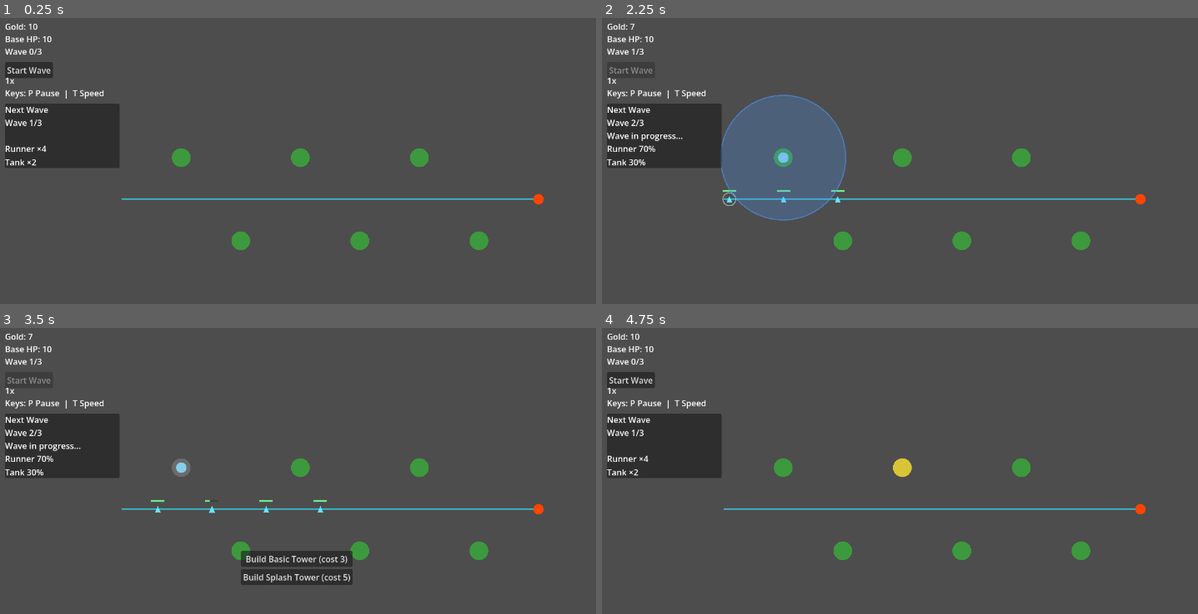
Above: before the commit, frames 1-4 (two rows, left to right).
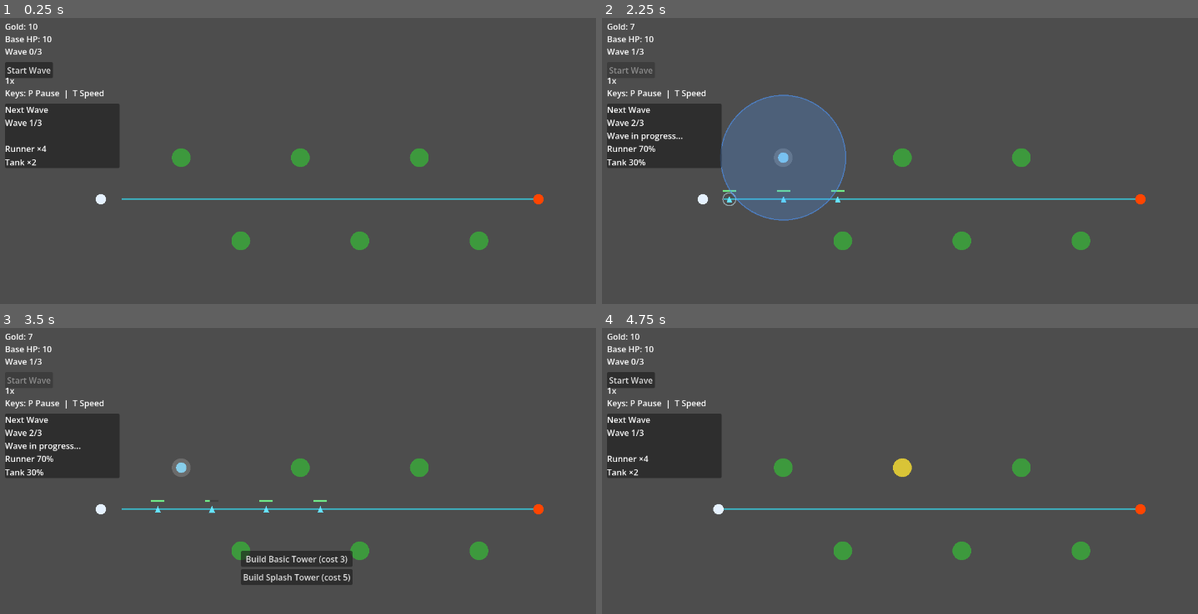
Above: after the commit, the same moments.

Repository: L-Gardiner/td-hybrid-prototype
Game: Godot game, scene res://main/Main.tscn
Two runs of this game, one before a commit and one after it. Both use one fixed random seed, a clock stepped at 60 frames per second and the inputs below.
Inputs (mouse positions are in pixels of both pictures, inside the frame that each line leads up to):
- Up to frame 1 (0.25 s): no input
- Up to frame 2 (2.25 s): click "Start Wave" at 0.5 s; tap Enter at 1.25 s; drag from (780, 158) to (840, 241) at 1.27 s; click "Build Basic Tower (cost 3)" at 2 s
- Up to frame 3 (3.5 s): drag from (238, 551) to (178, 468) at 2.77 s
- Up to frame 4 (4.75 s): click "Build Splash Tower (cost 5)" at 3.5 s; move the mouse to (900, 468) at 4.27 s; hold D (move_right, bound only after the commit) from 4.28 s (still down); tap 2 (build_splash, bound only after the commit) at 4.35 s; click (900, 468) at 4.42 s; tap R at 4.55 s

The runs differ from the first frame. In frame 1, less than 0.1% of the frame differs, in the area x 16-18%, y 61-66%; in frame 2, 0.2%, in the area x 16-32%, y 45-66%; in frame 3, less than 0.1%; in frame 4, less than 0.1%.

Commit message:
Adds hero movement and interaction with towers.

Diff:
--- a/levels/EnemySpawner.gd
+++ b/levels/EnemySpawner.gd
@@ -8,6 +8,7 @@
 const TANK_DEF_PATH: String = "res://enemies/defs/TankEnemy.tres"
 
 var is_spawning: bool = false
+var cancel_requested: bool = false
 
 var enemy_scene: PackedScene
 var enemy_path: Path2D
@@ -26,7 +27,13 @@
     if is_spawning:
         return
     is_spawning = true
+    cancel_requested = false
     _spawn_wave(wave_def)
+
+func cancel_wave() -> void:
+    if not is_spawning:
+        return
+    cancel_requested = true
 
 func _spawn_wave(wave_def: Variant) -> void:
     var interval: float = _get_wave_interval(wave_def)
@@ -35,16 +42,23 @@
         var data: Dictionary = _resolve_wave_data(wave_def)
         var count: int = data.count
         for i in range(count):
+            if cancel_requested:
+                break
             _spawn_enemy("")
             if i < count - 1:
                 await get_tree().create_timer(interval, false).timeout
     else:
         var total: int = spawn_queue.size()
         for i in range(total):
+            if cancel_requested:
+                break
             _spawn_enemy(spawn_queue[i])
             if i < total - 1:
                 await get_tree().create_timer(interval, false).timeout
     is_spawning = false
+    if cancel_requested:
+        cancel_requested = false
+        return
     wave_spawn_finished.emit()
 
 func _resolve_wave_data(wave_def: Variant) -> Dictionary:
--- a/levels/Level01.tscn
+++ b/levels/Level01.tscn
@@ -8,6 +8,7 @@
 [ext_resource type="Script" path="res://levels/BaseMarker.gd" id=6]
 [ext_resource type="Script" path="res://levels/PathVisualizer.gd" id=7]
 [ext_resource type="Resource" path="res://levels/defs/Level01Def.tres" id=8]
+[ext_resource type="PackedScene" path="res://player/Player.tscn" id=9]
 
 [node name="Level01" type="Node2D"]
 script = ExtResource( 1 )
@@ -50,5 +51,8 @@
 [node name="BuildSpot6" parent="World/BuildSpots" instance=ExtResource( 2 )]
 position = Vector2(925.714, 440)
 
+[node name="Player" parent="World" instance=ExtResource( 9 )]
+position = Vector2(200, 360)
+
 [node name="EnemySpawner" type="Node" parent="."]
 script = ExtResource( 3 )
--- a/levels/build_spot/BuildSpot.gd
+++ b/levels/build_spot/BuildSpot.gd
@@ -3,13 +3,23 @@
 
 signal clicked(build_spot: BuildSpot)
 
-var occupied: bool = false
+var _occupied: bool = false
+var occupied: bool:
+	set(value):
+		if _occupied == value:
+			return
+		_occupied = value
+		queue_redraw()
+	get:
+		return _occupied
 var hovered: bool = false
+var in_range: bool = false
 
 @export var radius: float = 18.0
 @export var base_color: Color = Color(0.2, 0.8, 0.2, 0.6)
 @export var hover_color: Color = Color(0.95, 0.85, 0.2, 0.85)
 @export var occupied_color: Color = Color(0.5, 0.5, 0.5, 0.6)
+@export var in_range_color: Color = Color(0.2, 0.6, 1.0, 0.8)
 
 func _ready() -> void:
 	mouse_entered.connect(_on_mouse_entered)
@@ -28,7 +38,11 @@
 		color = occupied_color
 	elif hovered:
 		color = hover_color
+	elif in_range:
+		color = in_range_color
 	draw_circle(Vector2.ZERO, radius, color)
+	if in_range:
+		draw_arc(Vector2.ZERO, radius + 3.0, 0.0, TAU, 32, in_range_color, 2.0)
 
 func _on_mouse_entered() -> void:
 	hovered = true
@@ -37,3 +51,9 @@
 func _on_mouse_exited() -> void:
 	hovered = false
 	queue_redraw()
+
+func set_in_range(value: bool) -> void:
+	if in_range == value:
+		return
+	in_range = value
+	queue_redraw()
--- a/main/GameSession.gd
+++ b/main/GameSession.gd
@@ -181,48 +181,55 @@
 	_update_start_wave_state()
 
 func _on_build_popup_tower_selected(tower_id: String) -> void:
+	if _try_build_tower_at_spot(tower_id, selected_build_spot):
+		if build_popup:
+			build_popup.close()
+		selected_build_spot = null
+
+func _refresh_build_popup() -> void:
+	if build_popup and build_popup.visible and selected_build_spot != null:
+		_configure_build_popup()
+
+func _on_build_popup_close_requested() -> void:
+	if build_popup:
+		build_popup.close()
+	selected_build_spot = null
+
+func try_build_tower(tower_id: String, build_spot: BuildSpot) -> bool:
+	return _try_build_tower_at_spot(tower_id, build_spot)
+
+func _try_build_tower_at_spot(tower_id: String, build_spot: BuildSpot) -> bool:
 	if game_over:
-		return
-	if selected_build_spot == null or selected_build_spot.occupied:
-		return
+		return false
+	if build_spot == null or build_spot.occupied:
+		return false
 	var tower_def: TowerDef = _get_tower_def(tower_id)
 	if tower_def == null:
-		return
+		return false
 	if gold < tower_def.cost:
-		return
+		return false
 	if level == null:
-		return
+		return false
 	var tower_scene: PackedScene = level.tower_scene
 	if tower_scene == null:
 		push_warning("Main: tower_scene not set.")
-		return
+		return false
 	var tower: Tower = tower_scene.instantiate() as Tower
 	if tower == null:
-		return
+		return false
 	tower.tower_def = tower_def
 	level.add_child(tower)
-	tower.global_position = selected_build_spot.global_position
-	tower.build_spot = selected_build_spot
-	selected_build_spot.occupied = true
+	tower.global_position = build_spot.global_position
+	tower.build_spot = build_spot
+	build_spot.occupied = true
 	_set_gold(gold - tower_def.cost)
 	var audio_manager: AudioManager = get_tree().get_first_node_in_group("audio_manager") as AudioManager
 	if audio_manager != null:
 		audio_manager.play_tower_place()
 	_update_hud()
 	_update_start_wave_state()
-	if build_popup:
-		build_popup.close()
-	selected_build_spot = null
 	tower_built.emit(tower)
-
-func _refresh_build_popup() -> void:
-	if build_popup and build_popup.visible and selected_build_spot != null:
-		_configure_build_popup()
-
-func _on_build_popup_close_requested() -> void:
-	if build_popup:
-		build_popup.close()
-	selected_build_spot = null
+	return true
 
 func _on_enemy_spawned(enemy: Enemy) -> void:
 	if enemy == null:
@@ -278,6 +285,8 @@
 
 func _show_win() -> void:
 	game_over = true
+	_cancel_wave_spawning()
+	_pause_game_on_end()
 	_update_start_wave_state()
 	if build_popup:
 		build_popup.close()
@@ -288,6 +297,8 @@
 
 func _show_lose() -> void:
 	game_over = true
+	_cancel_wave_spawning()
+	_pause_game_on_end()
 	_update_start_wave_state()
 	if build_popup:
 		build_popup.close()
@@ -345,6 +356,16 @@
 	if amount <= 0:
 		return
 	_set_gold(gold + amount)
+
+func _pause_game_on_end() -> void:
+	get_tree().paused = true
+	Engine.time_scale = 0.0
+
+func _cancel_wave_spawning() -> void:
+	if spawner == null:
+		return
+	if spawner.has_method("cancel_wave"):
+		spawner.cancel_wave()
 
 func _emit_wave_state_if_changed() -> void:
 	var in_progress: bool = _is_wave_in_progress()
--- a/main/Main.gd
+++ b/main/Main.gd
@@ -15,10 +15,12 @@
 var spawner: EnemySpawner
 var session: GameSession
 var selected_tower: Tower
+var menu_build_spot: BuildSpot
 
 const DELETE_REFUND_RATIO: float = 0.5
 
 func _ready() -> void:
+	process_mode = Node.PROCESS_MODE_ALWAYS
 	_ensure_session()
 	_connect_ui()
 	_spawn_level()
@@ -29,6 +31,11 @@
 func _unhandled_input(event: InputEvent) -> void:
 	if event is InputEventKey and event.pressed and event.keycode == KEY_R:
 		_on_restart_pressed()
+		return
+	if event is InputEventKey and event.pressed:
+		var key_event: InputEventKey = event
+		if _handle_build_menu_hotkeys(key_event):
+			return
 
 func _spawn_level() -> void:
 	if level_scene == null:
@@ -51,6 +58,7 @@
 	if build_popup != null and session != null:
 		build_popup.tower_selected.connect(session._on_build_popup_tower_selected)
 		build_popup.request_close.connect(session._on_build_popup_close_requested)
+		build_popup.request_close.connect(_on_build_popup_close_requested)
 	if upgrade_popup != null:
 		upgrade_popup.upgrade_selected.connect(_on_upgrade_selected)
 		upgrade_popup.delete_selected.connect(_on_delete_selected)
@@ -93,8 +101,35 @@
 func _on_build_spot_clicked(build_spot: BuildSpot) -> void:
 	if session == null:
 		return
+	_close_all_menus()
 	_clear_selected_tower()
+	menu_build_spot = build_spot
 	session.handle_build_spot_clicked(build_spot)
+
+func _on_player_request_build_menu(build_spot: BuildSpot) -> void:
+	if build_spot == null:
+		_close_all_menus()
+		return
+	if menu_build_spot == build_spot and (build_popup != null and build_popup.visible or upgrade_popup != null and upgrade_popup.visible):
+		_close_all_menus()
+		return
+	_close_all_menus()
+	menu_build_spot = build_spot
+	if build_spot.occupied:
+		var tower: Tower = _find_tower_for_spot(build_spot)
+		if tower != null:
+			_on_tower_clicked(tower)
+		return
+	_clear_selected_tower()
+	if session != null:
+		session.handle_build_spot_clicked(build_spot)
+
+func _on_player_build_spot_out_of_range(build_spot: BuildSpot) -> void:
+	if build_spot == null:
+		return
+	if menu_build_spot != build_spot:
+		return
+	_close_all_menus()
 
 func _on_restart_pressed() -> void:
 	get_tree().reload_current_scene()
@@ -111,6 +146,11 @@
 	if level == null:
 		return
 	session.setup(level, spawner, hud, build_popup, win_lose_overlay)
+	var player: Player = get_tree().get_first_node_in_group("player") as Player
+	if player != null:
+		player.session = session
+		player.request_build_menu.connect(_on_player_request_build_menu)
+		player.build_spot_out_of_range.connect(_on_player_build_spot_out_of_range)
 
 func _on_tower_built(tower: Tower) -> void:
 	if tower == null:
@@ -192,16 +232,64 @@
 
 func _on_upgrade_popup_close_requested() -> void:
 	_close_upgrade_popup()
+	menu_build_spot = null
 
 func _close_upgrade_popup() -> void:
 	if upgrade_popup:
 		upgrade_popup.close()
 	_clear_selected_tower()
+	menu_build_spot = null
 
 func _clear_selected_tower() -> void:
 	if selected_tower != null:
 		selected_tower.set_selected(false)
 	selected_tower = null
+
+func _close_all_menus() -> void:
+	if build_popup != null and build_popup.visible and session != null:
+		session._on_build_popup_close_requested()
+	if upgrade_popup != null and upgrade_popup.visible:
+		_close_upgrade_popup()
+	menu_build_spot = null
+
+func _on_build_popup_close_requested() -> void:
+	menu_build_spot = null
+
+func _find_tower_for_spot(build_spot: BuildSpot) -> Tower:
+	if build_spot == null or level == null:
+		return null
+	for child in level.get_children():
+		var tower: Tower = child as Tower
+		if tower != null and tower.build_spot == build_spot:
+			return tower
+	return null
+
+func _handle_build_menu_hotkeys(key_event: InputEventKey) -> bool:
+	if key_event.echo:
+		return false
+	var is_basic: bool = key_event.keycode == KEY_1
+	var is_splash: bool = key_event.keycode == KEY_2
+	var is_delete: bool = key_event.keycode == KEY_3
+	if not (is_basic or is_splash or is_delete):
+		return false
+	if upgrade_popup != null and upgrade_popup.visible:
+		if is_basic:
+			_on_upgrade_selected(0)
+			return true
+		if is_splash:
+			_on_upgrade_selected(1)
+			return true
+		if is_delete:
+			_on_delete_selected()
+			return true
+	if build_popup != null and build_popup.visible:
+		if is_basic and session != null:
+			session._on_build_popup_tower_selected("basic")
+			return true
+		if is_splash and session != null:
+			session._on_build_popup_tower_selected("splash")
+			return true
+	return false
 
 func _on_wave_state_changed(in_progress: bool) -> void:
 	if upgrade_popup != null and upgrade_popup.visible and selected_tower != null:
--- /dev/null
+++ b/player/Player.gd
@@ -0,0 +1,102 @@
+extends CharacterBody2D
+class_name Player
+
+signal request_build_menu(build_spot: BuildSpot)
+signal build_spot_out_of_range(build_spot: BuildSpot)
+@export var move_speed: float = 180.0
+@export var body_radius: float = 10.0
+@export var body_color: Color = Color(0.9, 0.95, 1.0, 1.0)
+@export var proximity_radius: float = 30.0
+
+@onready var proximity_area: Area2D = $ProximityArea
+@onready var proximity_shape: CollisionShape2D = $ProximityArea/CollisionShape2D
+
+var session: GameSession
+var nearby_spots: Array[BuildSpot] = []
+
+func _ready() -> void:
+	_ensure_input_actions()
+	add_to_group("player")
+	_sync_proximity_shape()
+	if proximity_area:
+		proximity_area.monitoring = true
+		proximity_area.collision_layer = 0
+		proximity_area.collision_mask = 1
+		proximity_area.area_entered.connect(_on_proximity_area_entered)
+		proximity_area.area_exited.connect(_on_proximity_area_exited)
+	queue_redraw()
+
+func _physics_process(delta: float) -> void:
+	var input_vector := Vector2(
+		Input.get_action_strength("move_right") - Input.get_action_strength("move_left"),
+		Input.get_action_strength("move_down") - Input.get_action_strength("move_up")
+	)
+	if input_vector.length_squared() > 1.0:
+		input_vector = input_vector.normalized()
+	velocity = input_vector * move_speed
+	move_and_slide()
+
+func _process(delta: float) -> void:
+	if Input.is_action_just_pressed("open_build_menu"):
+		var spot: BuildSpot = _get_nearest_build_spot(true)
+		request_build_menu.emit(spot)
+
+func _get_nearest_build_spot(include_occupied: bool) -> BuildSpot:
+	var best: BuildSpot = null
+	var best_distance: float = INF
+	for spot: BuildSpot in nearby_spots:
+		if spot == null:
+			continue
+		if not include_occupied and spot.occupied:
+			continue
+		var distance: float = global_position.distance_squared_to(spot.global_position)
+		if distance < best_distance:
+			best_distance = distance
+			best = spot
+	return best
+
+func _on_proximity_area_entered(area: Area2D) -> void:
+	var spot: BuildSpot = area as BuildSpot
+	if spot == null:
+		return
+	if not nearby_spots.has(spot):
+		nearby_spots.append(spot)
+		spot.set_in_range(true)
+
+func _on_proximity_area_exited(area: Area2D) -> void:
+	var spot: BuildSpot = area as BuildSpot
+	if spot == null:
+		return
+	nearby_spots.erase(spot)
+	spot.set_in_range(false)
+	build_spot_out_of_range.emit(spot)
+
+func _sync_proximity_shape() -> void:
+	if proximity_shape == null:
+		return
+	var circle: CircleShape2D = proximity_shape.shape as CircleShape2D
+	if circle == null:
+		circle = CircleShape2D.new()
+		proximity_shape.shape = circle
+	circle.radius = max(proximity_radius, 4.0)
+
+func _draw() -> void:
+	draw_circle(Vector2.ZERO, body_radius, body_color)
+
+func _ensure_input_actions() -> void:
+	_ensure_action("move_up", [KEY_W, KEY_UP])
+	_ensure_action("move_down", [KEY_S, KEY_DOWN])
+	_ensure_action("move_left", [KEY_A, KEY_LEFT])
+	_ensure_action("move_right", [KEY_D, KEY_RIGHT])
+	_ensure_action("build_basic", [KEY_1])
+	_ensure_action("build_splash", [KEY_2])
+	_ensure_action("build_delete", [KEY_3])
+	_ensure_action("open_build_menu", [KEY_B])
+
+func _ensure_action(action_name: String, keycodes: Array) -> void:
+	if not InputMap.has_action(action_name):
+		InputMap.add_action(action_name)
+	for code in keycodes:
+		var event := InputEventKey.new()
+		event.keycode = int(code)
+		InputMap.action_add_event(action_name, event)
--- /dev/null
+++ b/player/Player.tscn
@@ -0,0 +1,14 @@
+[gd_scene load_steps=3 format=3]
+
+[ext_resource type="Script" path="res://player/Player.gd" id=1]
+
+[sub_resource type="CircleShape2D" id=1]
+radius = 30.0
+
+[node name="Player" type="CharacterBody2D"]
+script = ExtResource( 1 )
+
+[node name="ProximityArea" type="Area2D" parent="."]
+
+[node name="CollisionShape2D" type="CollisionShape2D" parent="ProximityArea"]
+shape = SubResource( 1 )
Not shown, added: player/Player.gd.uid
